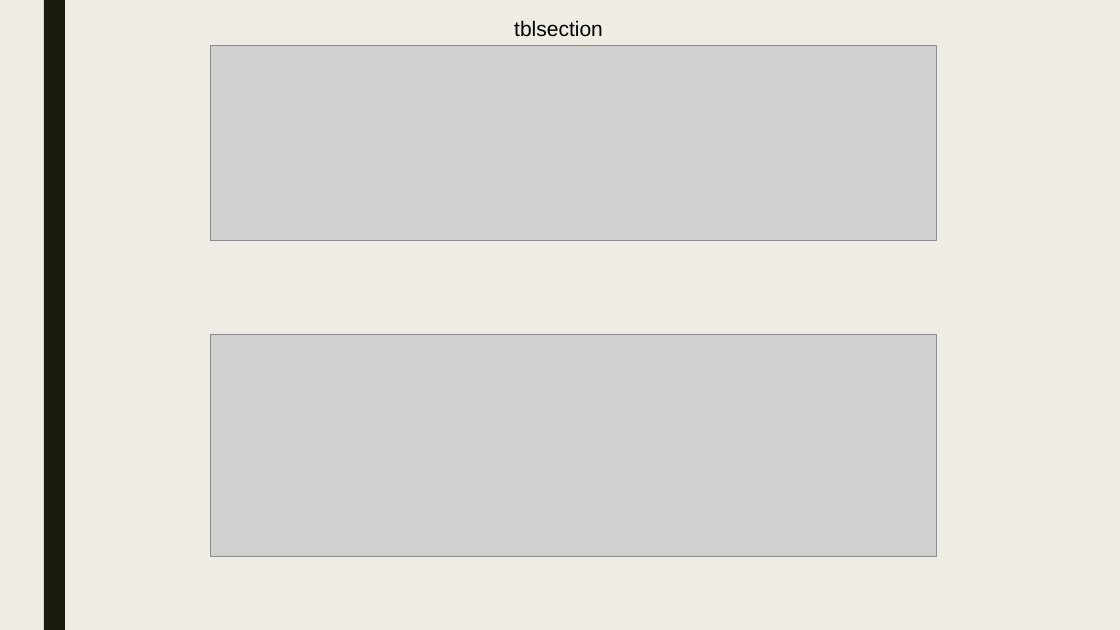
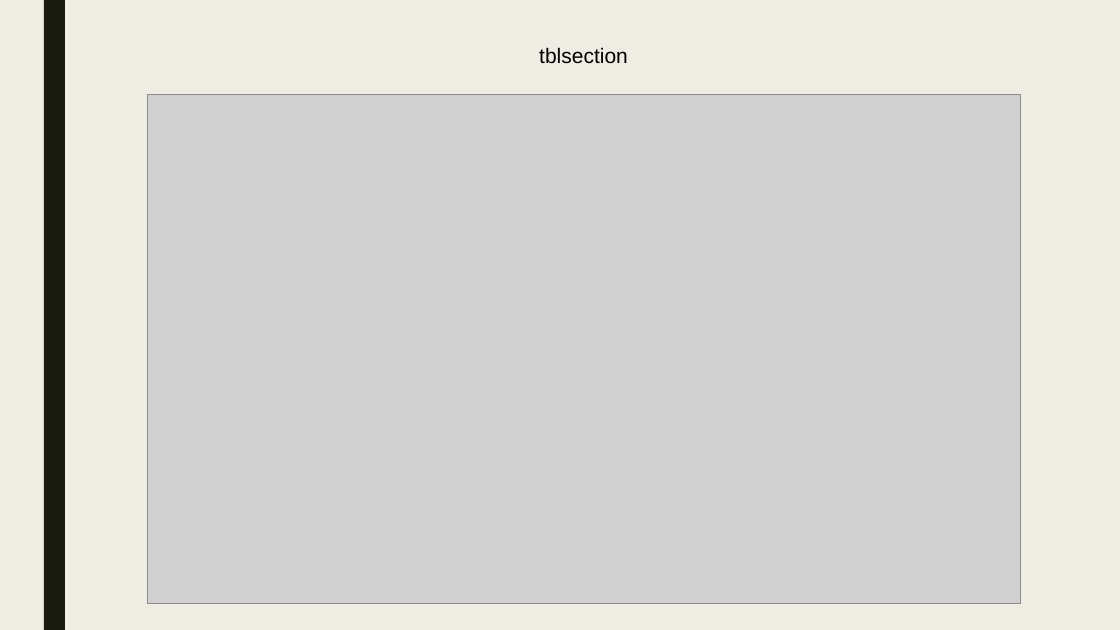
Before and after one commit to moon672/cse-303-1-spring-2021-group-3, a slide deck: slide 36 of Report/PRESENTATION/New Microsoft PowerPoint Presentation.pptx. Drawn at 1120x630 pixels with LibreOffice and Linux fonts; fonts in the diff are those of the drawing; grey boxes stand for pictures. Boxes give left, top, right and bottom in pixels: in the first picture for what was removed or moved away, otherwise in the second. Text is boxed around its words. In the diff, an @@ line names an element or a change of style, - is before the commit and + after.

```diff
--- a/Report/PRESENTATION/New Microsoft PowerPoint Presentation.pptx
+++ b/Report/PRESENTATION/New Microsoft PowerPoint Presentation.pptx
@@ picture removed at <box>211,45,938,240</box> @@
@@ text "tblsection": place and size @@
-text "tblsection" at <box>514,20,603,37</box>
+text "tblsection" at <box>539,47,628,64</box>
@@ picture added at <box>148,94,1021,603</box> @@
@@ picture removed at <box>211,334,938,556</box> @@
```
Also in this commit, not shown: 17 other slides changed, 9 slides added, 5 slides removed, 3 other files.
